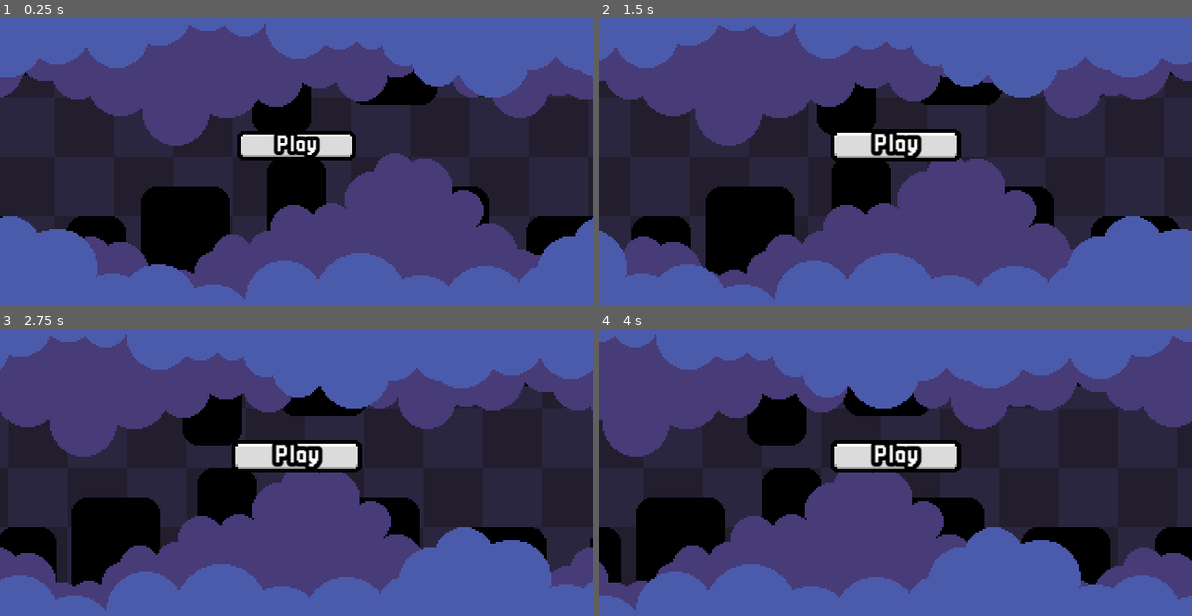
Above: before the commit, frames 1-4 (two rows, left to right).
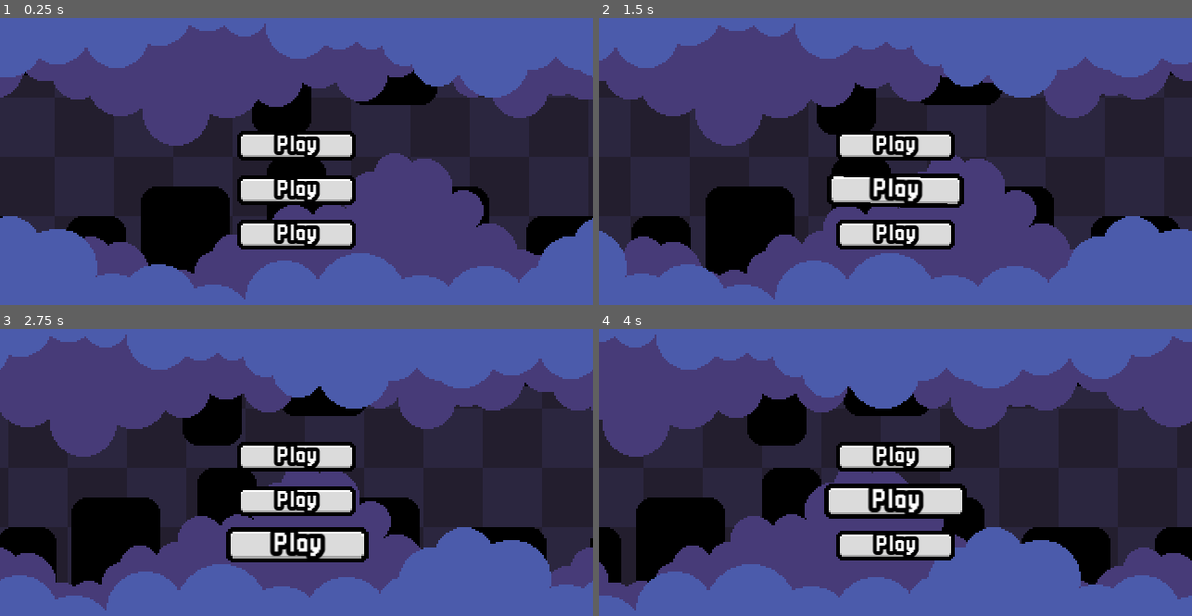
Above: after the commit, the same moments.

Repository: tossudev/godot-main-menu
Game: Godot game, scene res://scenes/main_menu.tscn
Same seed, same stepped clock (60 frames per second), same inputs: the game is played once before the commit and once after it. The project has no main scene, so this scene is started directly.
Inputs (mouse positions are in pixels of both pictures, inside the frame that each line leads up to; where the layout moved, square brackets give the same spot in the first picture):
- Up to frame 1 (0.25 s): no input
- Up to frame 2 (1.5 s): click (895, 147) at 0.5 s; click (895, 190) [895, 147] at 1.25 s
- Up to frame 3 (2.75 s): click (296, 544) [296, 458] at 2 s
- Up to frame 4 (4 s): click (895, 458) at 2.75 s; click (895, 501) [895, 458] at 3.5 s

The runs differ from the first frame. In frame 1, 3.6% of the frame differs, in the area x 40-60%, y 54-81%; in frame 2, 5.4%; in frame 3, 6.0%, in the area x 38-63%, y 38-82%; in frame 4, 6.0%.

Commit message:
Button animations
Fixed background looping

Diff:
--- a/scenes/main_menu.tscn
+++ b/scenes/main_menu.tscn
@@ -90,5 +90,79 @@
 horizontal_alignment = 1
 vertical_alignment = 1
 
+[node name="Button2" type="Button" parent="UI_Main/Buttons" groups=["buttons"]]
+self_modulate = Color(1, 1, 1, 0)
+layout_mode = 2
+offset_left = 32.0
+offset_top = 24.0
+offset_right = 96.0
+offset_bottom = 40.0
+
+[node name="Contents" type="Control" parent="UI_Main/Buttons/Button2"]
+anchors_preset = 0
+offset_right = 64.0
+offset_bottom = 16.0
+mouse_filter = 2
+
+[node name="Background" type="NinePatchRect" parent="UI_Main/Buttons/Button2/Contents"]
+texture_filter = 1
+layout_mode = 0
+offset_right = 64.0
+offset_bottom = 16.0
+texture = ExtResource("6_rq5mk")
+patch_margin_left = 4
+patch_margin_top = 4
+patch_margin_right = 4
+patch_margin_bottom = 4
+
+[node name="Label" type="Label" parent="UI_Main/Buttons/Button2/Contents"]
+layout_mode = 0
+offset_right = 64.0
+offset_bottom = 16.0
+theme_override_colors/font_outline_color = Color(0, 0, 0, 1)
+theme_override_constants/outline_size = 8
+theme_override_fonts/font = ExtResource("7_k8eq1")
+theme_override_font_sizes/font_size = 12
+text = "Play"
+horizontal_alignment = 1
+vertical_alignment = 1
+
+[node name="Button3" type="Button" parent="UI_Main/Buttons" groups=["buttons"]]
+self_modulate = Color(1, 1, 1, 0)
+layout_mode = 2
+offset_left = 32.0
+offset_top = 48.0
+offset_right = 96.0
+offset_bottom = 64.0
+
+[node name="Contents" type="Control" parent="UI_Main/Buttons/Button3"]
+anchors_preset = 0
+offset_right = 64.0
+offset_bottom = 16.0
+mouse_filter = 2
+
+[node name="Background" type="NinePatchRect" parent="UI_Main/Buttons/Button3/Contents"]
+texture_filter = 1
+layout_mode = 0
+offset_right = 64.0
+offset_bottom = 16.0
+texture = ExtResource("6_rq5mk")
+patch_margin_left = 4
+patch_margin_top = 4
+patch_margin_right = 4
+patch_margin_bottom = 4
+
+[node name="Label" type="Label" parent="UI_Main/Buttons/Button3/Contents"]
+layout_mode = 0
+offset_right = 64.0
+offset_bottom = 16.0
+theme_override_colors/font_outline_color = Color(0, 0, 0, 1)
+theme_override_constants/outline_size = 8
+theme_override_fonts/font = ExtResource("7_k8eq1")
+theme_override_font_sizes/font_size = 12
+text = "Play"
+horizontal_alignment = 1
+vertical_alignment = 1
+
 [node name="AnimationController" type="Node" parent="."]
 script = ExtResource("8_6ois2")
--- a/scripts/main_menu/animation_controller.gd
+++ b/scripts/main_menu/animation_controller.gd
@@ -1,6 +1,15 @@
 extends Node
 
 const GROUP_BUTTONS: String = "buttons"
+
+const ANIM_VALUES_BUTTON: Dictionary = {
+	"scale_normal" : Vector2.ONE,
+	"scale_up" : Vector2(1.2, 1.2),
+	"scale_pressed" : Vector2(0.8, 0.8),
+	"rotation_normal" : 0.0,
+	"rotation_pressed" : 0.1,
+	"time" : 0.6,
+}
 
 # Object references
 var button_nodes: Array = []
@@ -12,6 +21,7 @@
 
 
 func _get_node_references() -> void:
+	# Get all node references
 	for button_node: Object in get_tree().get_nodes_in_group(GROUP_BUTTONS):
 		button_nodes.append(button_node)
 		_correct_node_pivot_offset(button_node.get_node("Contents"))
@@ -24,6 +34,7 @@
 
 
 func _connect_signals() -> void:
+	# Connect signals for buttons, eg.
 	for button_node: Object in button_nodes:
 		button_node.mouse_entered.connect(
 				_on_button_mouse_entered.bind(button_node))
@@ -35,6 +46,8 @@
 				_on_button_up.bind(button_node))
 
 
+# Object animation creates a tween between from and to using the type prompted.
+# Type needs to be a valid node property for object.
 func do_object_animation(
 		type: String,
 		object: Object,
@@ -57,19 +70,51 @@
 	do_object_animation(
 		"scale",
 		button_node,
-		Vector2.ONE,
-		Vector2(1.1, 1.1),
-		0.3
+		ANIM_VALUES_BUTTON.scale_normal,
+		ANIM_VALUES_BUTTON.scale_up,
+		ANIM_VALUES_BUTTON.time,
 	)
 
 
 func _on_button_mouse_exited(button_node: Object):
-	pass
+	do_object_animation(
+		"scale",
+		button_node,
+		ANIM_VALUES_BUTTON.scale_up,
+		ANIM_VALUES_BUTTON.scale_normal,
+		ANIM_VALUES_BUTTON.time,
+	)
 
 
 func _on_button_down(button_node: Object):
-	pass
+	do_object_animation(
+		"scale",
+		button_node,
+		ANIM_VALUES_BUTTON.scale_up,
+		ANIM_VALUES_BUTTON.scale_pressed,
+		ANIM_VALUES_BUTTON.time,
+	)
+	do_object_animation(
+		"rotation",
+		button_node,
+		ANIM_VALUES_BUTTON.rotation_normal,
+		ANIM_VALUES_BUTTON.rotation_pressed,
+		ANIM_VALUES_BUTTON.time,
+	)
 
 
 func _on_button_up(button_node: Object):
-	pass
+	do_object_animation(
+		"scale",
+		button_node,
+		ANIM_VALUES_BUTTON.scale_pressed,
+		ANIM_VALUES_BUTTON.scale_up,
+		ANIM_VALUES_BUTTON.time,
+	)
+	do_object_animation(
+		"rotation",
+		button_node,
+		ANIM_VALUES_BUTTON.rotation_pressed,
+		ANIM_VALUES_BUTTON.rotation_normal,
+		ANIM_VALUES_BUTTON.time,
+	)
--- a/scripts/main_menu/background.gd
+++ b/scripts/main_menu/background.gd
@@ -40,7 +40,7 @@
 
 		layer_node.position.x += amount_to_move
 
-		if layer_node.position.x >= LAYER_WIDTH:
+		if layer_node.position.x <= LAYER_WIDTH * LAYER_DIRECTION:
 			layer_node.position.x = 0.0
 
 		layer_index += 1
